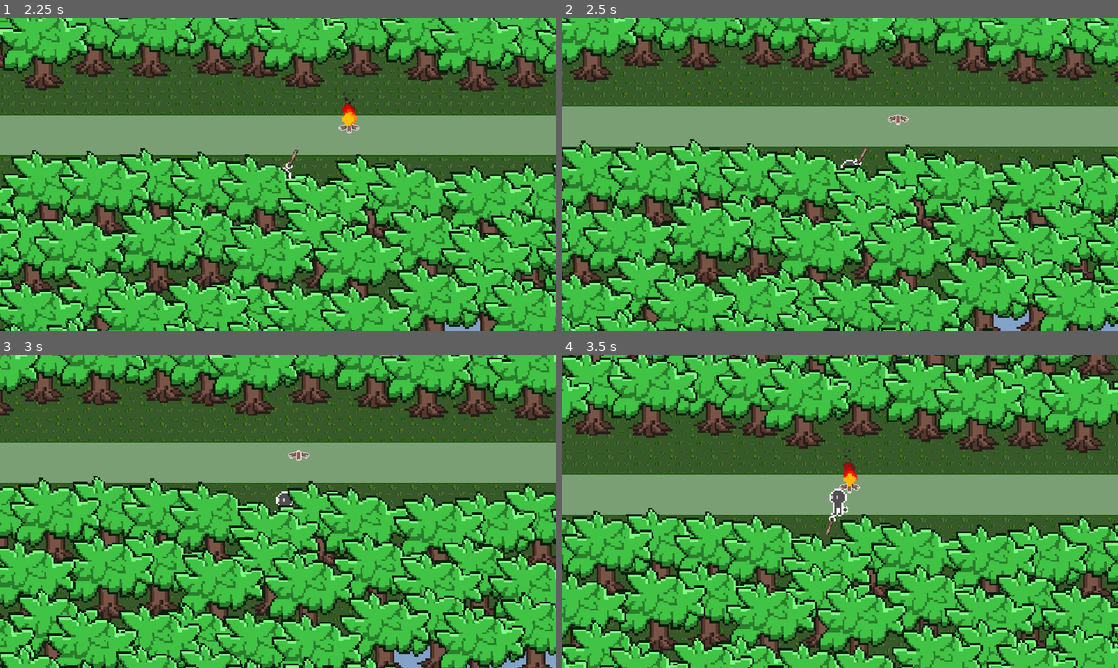
Above: before the commit, frames 1-4 (two rows, left to right).
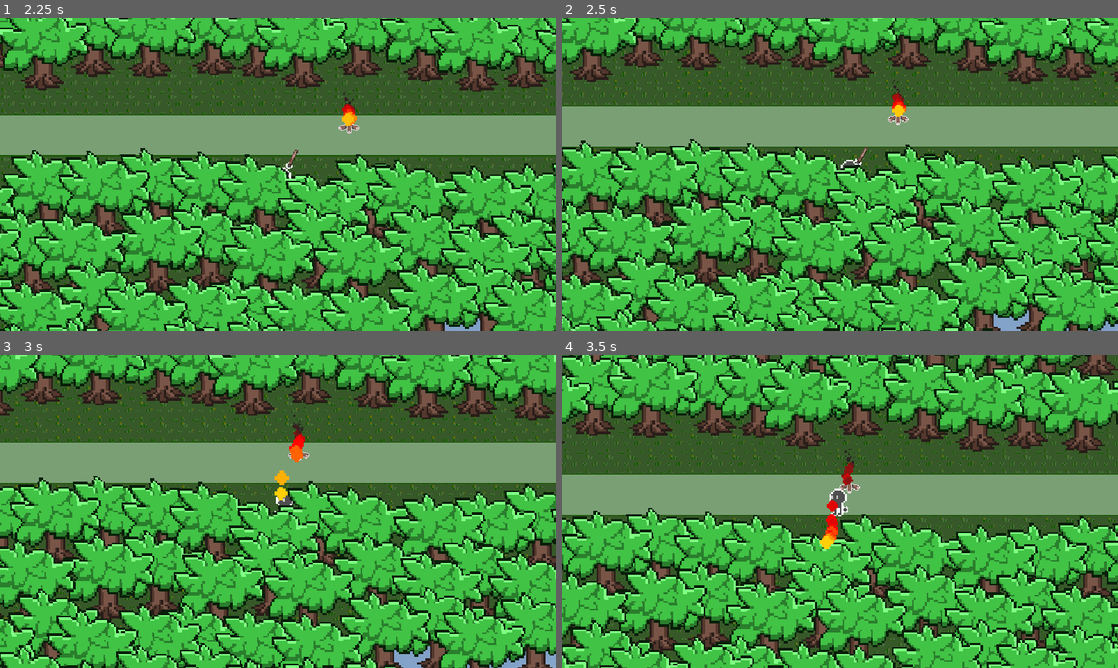
Above: after the commit, the same moments.

Repository: xharris/magicmissiles
Game: Godot game, scene res://levels/forest/forest.tscn
Same seed, same stepped clock (60 frames per second), same inputs: the game is played once before the commit and once after it. This scene is started directly instead of the project's main scene.
Inputs (mouse positions are in pixels of both pictures, inside the frame that each line leads up to):
- Up to frame 1 (2.25 s): move the mouse to (400, 158) at 0.52 s; hold D (right) 0.53-1.28 s; click (400, 158) at 0.6 s; move the mouse to (166, 190) at 1.27 s; hold S (down) 1.28-2.03 s; right-click (166, 190) at 1.35 s; move the mouse to (333, 105) at 2.02 s; hold D (right) from 2.03 s (still down); click (333, 105) at 2.1 s
- Up to frame 2 (2.5 s): keep holding D (right)
- Up to frame 3 (3 s): move the mouse to (250, 574) at 2.77 s; release D (right) at 2.78 s; hold W (up) from 2.78 s (still down); right-click (250, 574) at 2.85 s
- Up to frame 4 (3.5 s): keep holding W (up)

Frame 1 is identical in both runs. In frame 2, 0.2% of the frame differs, in the area x 59-62%, y 19-32%; in frame 3, 0.4%; in frame 4, 0.4%, in the area x 46-54%, y 26-62%.

Commit message:
fixes wand transfer container transform, linear transfer works

Diff:
--- a/components/arms/arms.gd
+++ b/components/arms/arms.gd
@@ -18,7 +18,7 @@
 ## (made it a float for joystick)
 @export_range(0, 1, 1.0) var pointing: float = 0
 
-var _log = Logs.new("arms", Logs.Level.DEBUG)
+var _log = Logs.new("arms")#, Logs.Level.DEBUG)
 var wand_collider: Object
 
 func _process(delta: float) -> void:
@@ -29,6 +29,7 @@
     # pointing
     animation_tree["parameters/TimeSeek/seek_request"] = pointing * 30
     arm_l.global_rotation = face_direction.angle()
+    transfer_container.global_position = wand_tip.global_position
 
 func _physics_process(delta: float) -> void:
     var collider = wand_ray.get_collider()
--- a/components/arms/arms.tscn
+++ b/components/arms/arms.tscn
@@ -302,6 +302,7 @@
 
 [node name="TransferContainer" parent="Base/ArmL/AnimatedArmL/HandL/Wand/WandTip" unique_id=1635864967 instance=ExtResource("4_p4r30")]
 unique_name_in_owner = true
+top_level = true
 replenish_after = 3.0
 capacity = 1
 
--- a/components/transfer_container/transfer.gd
+++ b/components/transfer_container/transfer.gd
@@ -11,7 +11,7 @@
     me.config = config
     me.global_position = from.global_position
     Events.entity_created.emit(me)
-    ctx.node.reparent.call_deferred(me)
+    NodeUtil.reparent2(ctx.node, me)
     return me
 
 signal done
--- a/components/transfer_container/transfer_config.gd
+++ b/components/transfer_container/transfer_config.gd
@@ -4,4 +4,5 @@
 @export var duration: float = 3
 
 func get_position(delta:float, from:Vector2, to:Vector2, progress:float) -> Vector2:
-    return from.lerp(to, progress)
+    var pos = from.lerp(to, progress)
+    return pos
--- a/components/transfer_container/transfer_container.gd
+++ b/components/transfer_container/transfer_container.gd
@@ -13,12 +13,15 @@
         return _nodes.filter(func(n:ContextNode): return is_instance_valid(n.node))
 var is_full:
     get:
-        return capacity > -1 and nodes.size() >= capacity
+        return capacity > -1 and (nodes.size() + _replenish_count + _transfer_count) >= capacity
 ## Can send/receive nodes
 var enabled: bool = true
 
-var _log = Logs.new("transfer_container", Logs.Level.DEBUG)
+var _log = Logs.new("transfer_container")#, Logs.Level.DEBUG)
+var _replenish_list: Array[ContextNode]
 var _replenish_t: float
+var _replenish_count: int
+var _transfer_count: int
 
 func clear():
     pass # TODO
@@ -59,16 +62,8 @@
         ctx.node.reparent(new_parent)
     else:
         remove_child(ctx.node)
+    _replenish_list.append(ctx)
     _nodes.erase(ctx)
-    # create copy if it gets replenished
-    if replenish_after > -1:
-        _log.debug("replenish after %d sec" % [replenish_after])
-        var timer = Timer.new()
-        timer.wait_time = replenish_after
-        var dupe = ctx.duplicate(true)
-        timer.timeout.connect(_replenish_timeout.bind(dupe), CONNECT_ONE_SHOT)
-        timer.autostart = true
-        add_child(timer)
 
 func transfer(to: TransferContainer, config: TransferConfig):
     if nodes.is_empty() or to.is_full or to == self or not enabled:
@@ -84,17 +79,35 @@
     remove(ctx)
     # create transfer
     _log.debug("transfer %s to %s" % [ctx, to.get_path()])
+    _replenish_list.append(ctx)
     var transf = Transfer.create(self, to, config, ctx)
+    _transfer_count += 1
+    to._transfer_count += 1
     transf.done.connect(_transfer_done.bind(transf))
 
-func _replenish_timeout(ctx: ContextNode):
-    add(ctx)
-
-func _transfer_done(transf: Transfer):
-    if not transf.to.add(transf.ctx):
-        NodeUtil.remove(transf)
+func _process(delta: float) -> void:
+    # create copy if it gets replenished
+    if replenish_after > -1 and _replenish_count == 0 and _transfer_count == 0 and not _replenish_list.is_empty():
+        _log.debug("replenish after %d sec" % [replenish_after])
+        var timer = Timer.new()
+        timer.wait_time = replenish_after
+        var dupe = _replenish_list.pop_front().duplicate(true)
+        timer.timeout.connect(_replenish_timeout.bind(dupe), CONNECT_ONE_SHOT)
+        _replenish_count += 1
+        timer.autostart = true
+        add_child(timer)
 
 func _ready() -> void:
     for child in get_children():
         var ctx = ContextNode.use(child)
         add(ctx)
+
+func _replenish_timeout(ctx: ContextNode):
+    _replenish_count -= 1
+    add(ctx)
+
+func _transfer_done(transf: Transfer):
+    _transfer_count -= 1
+    transf.to._transfer_count -= 1
+    if not transf.to.add(transf.ctx):
+        NodeUtil.remove(transf)
--- a/components/vfx/vfx.gd
+++ b/components/vfx/vfx.gd
@@ -11,20 +11,11 @@
     set(v):
         config = v
         update()
-@export var node: CanvasItem:
-    set(v):
-        if not v:
-            v = get_parent()
-        if node != v:
-            clear()
-        node = v
-        update()
 @export_tool_button("Update")
 var update_action = update
 @export var preview_animation: bool
 
 var _log = Logs.new("vfx")#, Logs.Level.DEBUG)
-var _shaded_node: CanvasItem
 var _disabled: bool
 var _editor_t: float = 0
 var _last_position: Vector2
@@ -50,13 +41,10 @@
 func clear():
     if not is_inside_tree():
         return
-    if _shaded_node:
-        particles.process_material = null
-        _shaded_node.material = null
+    particles.process_material = null
+    material = null
 
 func update():
-    if not node:
-        return
     if not is_inside_tree():
         return
     if Engine.is_editor_hint() and config and not config.changed.is_connected(update):
@@ -86,10 +74,8 @@
             particles.emitting = true
         else:
             particles.emitting = false
-    _shaded_node = node
-    if _shaded_node:
-        var mat = config.material if config else null
-        _shaded_node.material = mat
+    var mat = config.material if config else null
+    material = mat
 
 func _ready() -> void:
     if not Engine.is_editor_hint():
@@ -130,7 +116,7 @@
             if line.get_point_count() == 0:
                 line_finished.emit()
     # update camera zoom in shader (if camera_zoom is a uniform)
-    var mat: ShaderMaterial = node.material if node else null
+    var mat: ShaderMaterial = material
 
     if not is_inside_tree():
         return
--- a/components/vfx/vfx.tscn
+++ b/components/vfx/vfx.tscn
@@ -1,35 +1,74 @@
 [gd_scene format=3 uid="uid://bxm55vrlk1q2q"]
 
 [ext_resource type="Script" uid="uid://dwtcej8d660we" path="res://components/vfx/vfx.gd" id="1_o3b2c"]
+[ext_resource type="Resource" uid="uid://bon7jj71vdlol" path="res://resources/magic_configs/fire/vfx/fire.tres" id="2_1dlr4"]
+[ext_resource type="Texture2D" uid="uid://bp7atejjkmgbv" path="res://entities/magic/magic_missile_bare.png" id="4_kdcxn"]
+
+[sub_resource type="Gradient" id="Gradient_17h35"]
+offsets = PackedFloat32Array(0, 0.10619469, 0.33628318)
+colors = PackedColorArray(1, 0.909804, 0.0313726, 1, 1, 0, 0, 1, 0.16, 0.1344, 0.1344, 1)
+
+[sub_resource type="GradientTexture1D" id="GradientTexture1D_eonhv"]
+gradient = SubResource("Gradient_17h35")
+
+[sub_resource type="Curve" id="Curve_6v3fo"]
+_data = [Vector2(0, 1), 0.0, 0.0, 0, 0, Vector2(0.5, 0.1), 0.0, 0.0, 0, 0, Vector2(1, 0), 0.0, 0.0, 0, 0]
+point_count = 3
+metadata/_snap_enabled = true
+
+[sub_resource type="CurveTexture" id="CurveTexture_onyhh"]
+curve = SubResource("Curve_6v3fo")
+
+[sub_resource type="ParticleProcessMaterial" id="ParticleProcessMaterial_k6f3g"]
+lifetime_randomness = 0.5
+emission_shape = 1
+emission_sphere_radius = 5.0
+direction = Vector3(0, -1, 0)
+spread = 10.0
+initial_velocity_min = 20.0
+initial_velocity_max = 40.0
+gravity = Vector3(0, 0, 0)
+scale_min = 4.5
+scale_max = 5.5
+scale_curve = SubResource("CurveTexture_onyhh")
+color_ramp = SubResource("GradientTexture1D_eonhv")
 
 [sub_resource type="Curve" id="Curve_0ngxl"]
 _data = [Vector2(0.3, 0.3), 0.0, 0.0, 0, 0, Vector2(1, 1), 0.0, 0.0, 0, 0]
 point_count = 2
 metadata/_snap_enabled = true
 
-[sub_resource type="Gradient" id="Gradient_j7232"]
+[sub_resource type="Gradient" id="Gradient_cfyc3"]
 offsets = PackedFloat32Array(0.1509434, 0.3301887, 0.5566038, 0.8386023)
 colors = PackedColorArray(0.16, 0.1344, 0.1344, 0, 1, 0, 0, 0.47058824, 1, 0, 0, 0.85882354, 1, 0.90300006, 0.029999971, 1)
 
 [node name="Vfx" type="CanvasGroup" unique_id=7649201]
+position = Vector2(71.32787, 42.001114)
 use_mipmaps = true
 script = ExtResource("1_o3b2c")
+config = ExtResource("2_1dlr4")
+preview_animation = true
 
 [node name="GPUParticles2D" type="GPUParticles2D" parent="." unique_id=1842044345]
 unique_name_in_owner = true
 process_thread_group = 2
 process_thread_group_order = 0
 process_thread_messages = 1
+amount = 80
+texture = ExtResource("4_kdcxn")
+lifetime = 5.0
 fixed_fps = 120
 visibility_rect = Rect2(-1000, -1000, 2000, 2000)
+process_material = SubResource("ParticleProcessMaterial_k6f3g")
 
 [node name="Line2D" type="Line2D" parent="." unique_id=1166481658]
 unique_name_in_owner = true
 visible = false
 top_level = true
+points = PackedVector2Array(72.85266, -20.382818, 75.19101, -13.997798, 76.96995, -7.2828975, 78.14153, -0.28580162, 78.66142, 6.938941, 78.48988, 14.330085, 77.59275, 21.819986, 75.94241, 29.33506, 72.913315, 38.339676)
 width = 0.0
 width_curve = SubResource("Curve_0ngxl")
-gradient = SubResource("Gradient_j7232")
+gradient = SubResource("Gradient_cfyc3")
 texture_mode = 1
 joint_mode = 2
 end_cap_mode = 2
--- a/entities/actor/actor.gd
+++ b/entities/actor/actor.gd
@@ -158,11 +158,7 @@
         ctx = ContextNode.use(node.source)
     if ctx.transfer_container:
         # transfer a node to wand
-        var transf_conf = ctx.transfer_config
-        if not transf_conf:
-            transf_conf = TransferConfig.new()
-        transf_conf.duration = 1
-        ctx.transfer_container.transfer(arms.transfer_container, transf_conf)
+        ctx.transfer_container.transfer(arms.transfer_container, ctx.transfer_config)
 
 ## something transfered to wand tip
 func _arms_transfer_added(ctx: ContextNode):
--- a/entities/campfire/campfire.gd
+++ b/entities/campfire/campfire.gd
@@ -1,8 +1,10 @@
 extends Node2D
+class_name Campfire
 
 @onready var on_hit: OnHit = %OnHit
 
-var transfer_config: TransferConfig = preload("res://resources/transfer_configs/orbit/orbit.tres")
+var transfer_config: TransferConfig = preload("res://resources/transfer_configs/linear.tres")
+# preload("res://resources/transfer_configs/orbit/orbit.tres")
 
 func context() -> ContextNode:
     var ctx = ContextNode.use(self)
--- a/entities/campfire/campfire.tscn
+++ b/entities/campfire/campfire.tscn
@@ -2,6 +2,7 @@
 
 [ext_resource type="Script" uid="uid://8csubj5unekp" path="res://entities/campfire/campfire.gd" id="1_8fgpv"]
 [ext_resource type="PackedScene" uid="uid://qy5x1nu3okwk" path="res://components/transfer_container/transfer_container.tscn" id="2_kexml"]
+[ext_resource type="Material" uid="uid://ds720jmi5pq4r" path="res://resources/magic_configs/fire/vfx/burning_material.tres" id="2_tlog8"]
 [ext_resource type="Resource" uid="uid://bl7y54gkecaxr" path="res://resources/magic_configs/fire/fire.tres" id="3_5c6lx"]
 [ext_resource type="Script" uid="uid://bo8a4oocqe1d0" path="res://entities/magic/magic_config.gd" id="3_6ksai"]
 [ext_resource type="PackedScene" uid="uid://1t5twg5h7f0r" path="res://entities/magic/magic.tscn" id="3_tlog8"]
@@ -12,11 +13,6 @@
 [ext_resource type="Shader" uid="uid://csqbe3n88yk4u" path="res://resources/magic_configs/fire/vfx/burning.gdshader" id="6_uf2kd"]
 [ext_resource type="PackedScene" uid="uid://bxm55vrlk1q2q" path="res://components/vfx/vfx.tscn" id="7_uf2kd"]
 [ext_resource type="Resource" uid="uid://bon7jj71vdlol" path="res://resources/magic_configs/fire/vfx/fire.tres" id="8_8fgpv"]
-
-[sub_resource type="ShaderMaterial" id="ShaderMaterial_6v3fo"]
-shader = ExtResource("6_uf2kd")
-shader_parameter/size = 40.0
-shader_parameter/camera_zoom = 1.0
 
 [sub_resource type="ShaderMaterial" id="ShaderMaterial_6ksai"]
 shader = ExtResource("6_uf2kd")
@@ -31,7 +27,7 @@
 
 [node name="Visual" type="Node2D" parent="." unique_id=1439228848]
 unique_name_in_owner = true
-material = SubResource("ShaderMaterial_6v3fo")
+material = ExtResource("2_tlog8")
 
 [node name="Sprite2D" type="Sprite2D" parent="Visual" unique_id=2089002870]
 scale = Vector2(2, 2)
--- a/entities/magic/magic.tscn
+++ b/entities/magic/magic.tscn
@@ -1,6 +1,5 @@
 [gd_scene format=3 uid="uid://1t5twg5h7f0r"]
 
-[ext_resource type="Texture2D" uid="uid://bp7atejjkmgbv" path="res://entities/magic/magic_missile_bare.png" id="1_grni7"]
 [ext_resource type="Script" uid="uid://beja0anjraj3i" path="res://entities/magic/magic.gd" id="1_kydgk"]
 [ext_resource type="PackedScene" uid="uid://bi28wwel2bc5v" path="res://components/status_effect_ctrl/on_hit/on_hit.tscn" id="2_61irk"]
 [ext_resource type="PackedScene" uid="uid://c0hlswibau2dk" path="res://components/status_effect_ctrl/status_effect_ctrl.tscn" id="4_t1fop"]
@@ -27,8 +26,3 @@
 [node name="Vfx" parent="." unique_id=759915545 node_paths=PackedStringArray("node") instance=ExtResource("5_1bg2c")]
 unique_name_in_owner = true
 node = NodePath("..")
-
-[node name="Sprite2D" type="Sprite2D" parent="Vfx" unique_id=213673669]
-unique_name_in_owner = true
-scale = Vector2(2, 2)
-texture = ExtResource("1_grni7")
--- a/resources/magic_configs/fire/vfx/burning_material.tres
+++ b/resources/magic_configs/fire/vfx/burning_material.tres
@@ -1,8 +1,3 @@
 [gd_resource type="ShaderMaterial" format=3 uid="uid://ds720jmi5pq4r"]
 
-[ext_resource type="Shader" uid="uid://csqbe3n88yk4u" path="res://resources/magic_configs/fire/vfx/burning.gdshader" id="1_1efu7"]
-
 [resource]
-shader = ExtResource("1_1efu7")
-shader_parameter/size = 40.0
-shader_parameter/camera_zoom = 1.0
--- a/resources/magic_configs/fire/vfx/fire.tres
+++ b/resources/magic_configs/fire/vfx/fire.tres
@@ -1,7 +1,6 @@
 [gd_resource type="Resource" script_class="VfxConfig" format=3 uid="uid://bon7jj71vdlol"]
 
 [ext_resource type="Gradient" uid="uid://dast1pbf2rmcf" path="res://resources/magic_configs/fire/vfx/fire_trail.tres" id="1_2fqas"]
-[ext_resource type="Material" uid="uid://ds720jmi5pq4r" path="res://resources/magic_configs/fire/vfx/burning_material.tres" id="2_eonhv"]
 [ext_resource type="Texture2D" uid="uid://bp7atejjkmgbv" path="res://entities/magic/magic_missile_bare.png" id="3_sgx7s"]
 [ext_resource type="Script" uid="uid://d4gi0xblvwguj" path="res://components/vfx/vfx_config.gd" id="4_we1go"]
 
@@ -41,7 +40,6 @@
 
 [resource]
 script = ExtResource("4_we1go")
-material = ExtResource("2_eonhv")
 shader_set_camera_scale = true
 particles = SubResource("ParticleProcessMaterial_k6f3g")
 particles_texture = ExtResource("3_sgx7s")
--- a/resources/transfer_configs/linear.tres
+++ b/resources/transfer_configs/linear.tres
@@ -4,4 +4,5 @@
 
 [resource]
 script = ExtResource("1_8jyvu")
+duration = 1.0
 metadata/_custom_type_script = "uid://cnkdr70xcneud"
--- a/scripts/node_util.gd
+++ b/scripts/node_util.gd
@@ -34,3 +34,9 @@
 static func clear_children(node: Node):
     for child in node.get_children():
         node.remove_child(child)
+
+static func reparent2(node: Node, parent: Node):
+    if node.get_parent():
+        node.reparent(parent)
+    else:
+        parent.add_child(node)
